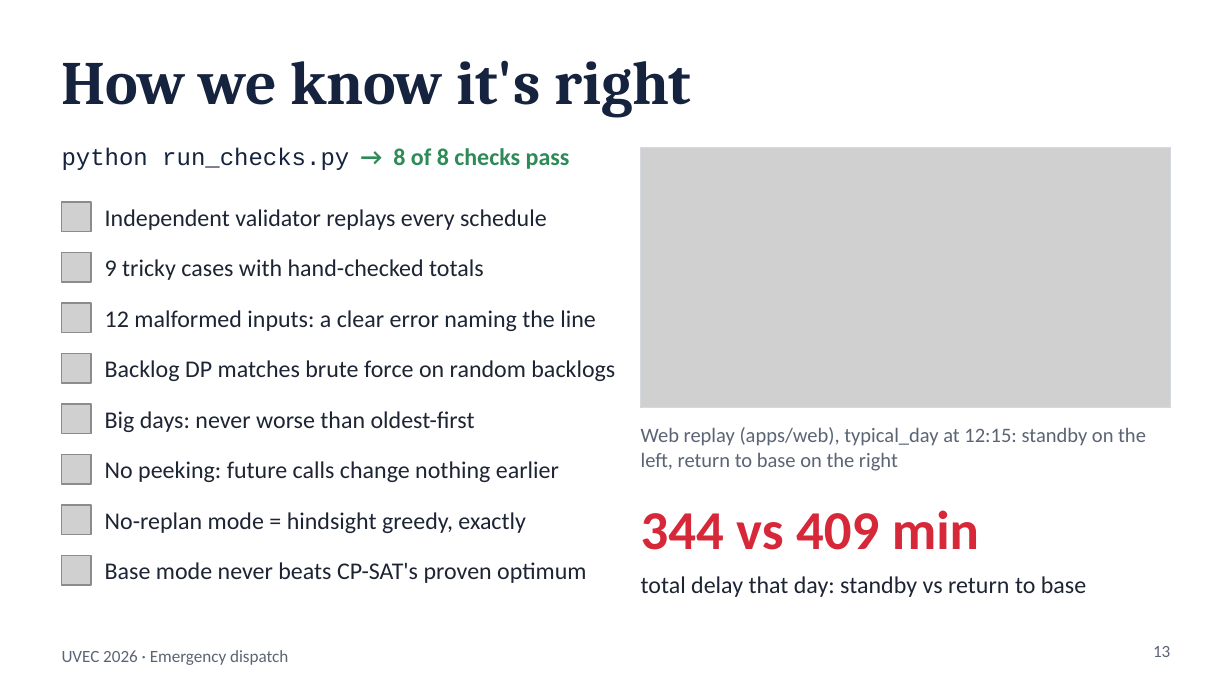
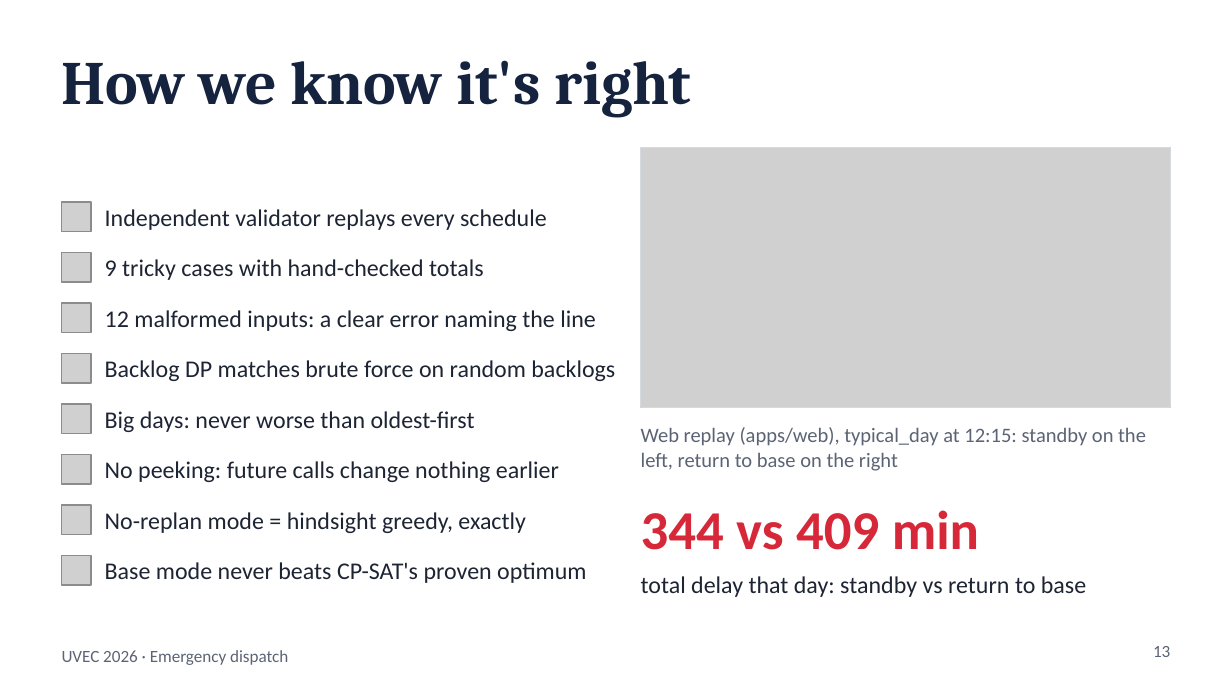
Before and after one commit to isaak1294/uvec-2026-real-for-real, a slide deck: slide 13 of uvec-dispatch.pptx. Drawn at 1232x693 pixels with LibreOffice and Linux fonts; fonts in the diff are those of the drawing; grey boxes stand for pictures. Boxes give left, top, right and bottom in pixels: in the first picture for what was removed or moved away, otherwise in the second. Text is boxed around its words. In the diff, an @@ line names an element or a change of style, - is before the commit and + after.

```diff
--- a/uvec-dispatch.pptx
+++ b/uvec-dispatch.pptx
@@ text removed at <box>62,148,570,170</box> @@
-python run_checks.py → 8 of 8 checks pass
```
Also in this commit, not shown: 1 other slide changed, 2 other files.
